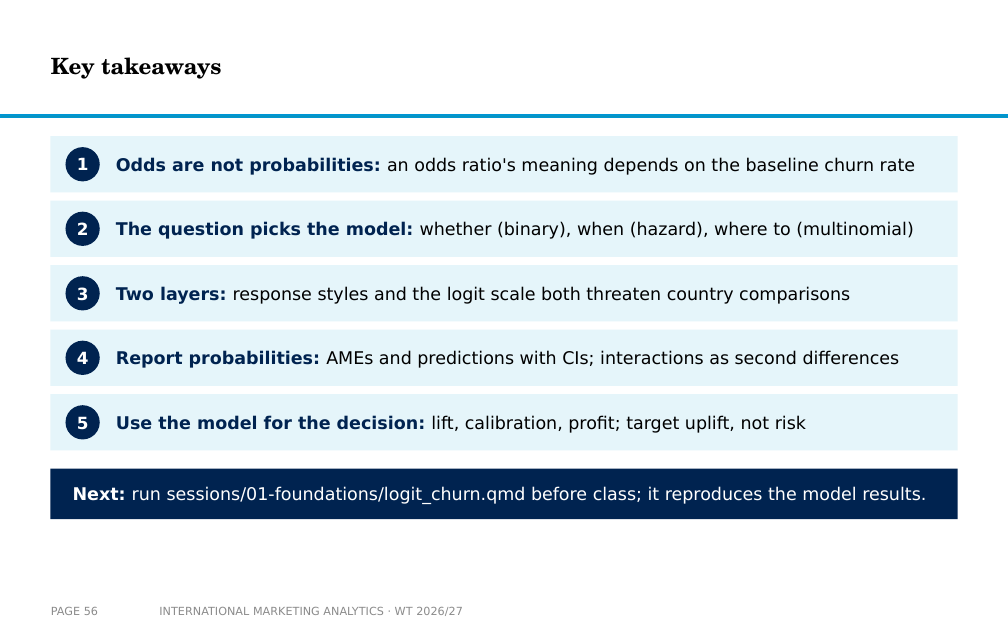
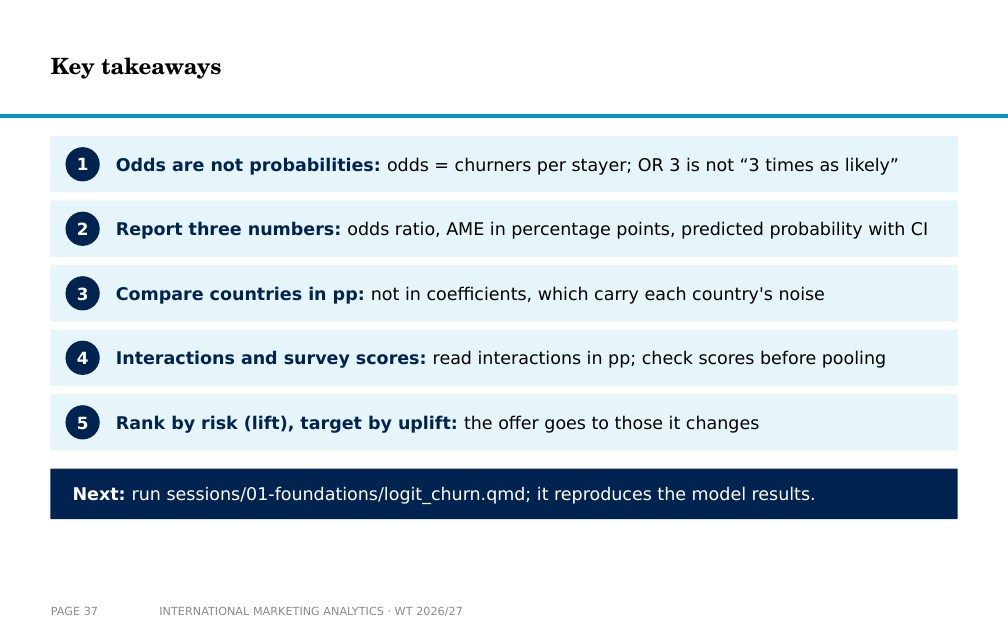
Before and after one commit to arnefloh-wu/international-marketing-analytics-teaching, a slide deck: slide 37 of slides/logistic-regression-in-international-marketing_WT26-27.pptx (slide 56 before the commit). Drawn at 1008x630 pixels with LibreOffice and Linux fonts; fonts in the diff are those of the drawing; background and template pictures are left out. Boxes give left, top, right and bottom in pixels: in the first picture for what was removed or moved away, otherwise in the second. Text is boxed around its words. In the diff, an @@ line names an element or a change of style, - is before the commit and + after.

```diff
--- a/slides/logistic-regression-in-international-marketing_WT26-27.pptx
+++ b/slides/logistic-regression-in-international-marketing_WT26-27.pptx
@@ text at (116,157,899,175): text changed @@
-Odds are not probabilities: an odds ratio's meaning depends on the baseline churn rate
+Odds are not probabilities: odds = churners per stayer; OR 3 is not “3 times as likely”
@@ text at (116,222,928,239): text changed @@
-The question picks the model: whether (binary), when (hazard), where to (multinomial)
+Report three numbers: odds ratio, AME in percentage points, predicted probability with CI
@@ text at (116,286,825,304): text changed @@
-Two layers: response styles and the logit scale both threaten country comparisons
+Compare countries in pp: not in coefficients, which carry each country's noise
@@ text at (116,351,886,368): text changed @@
-Report probabilities: AMEs and predictions with CIs; interactions as second differences
+Interactions and survey scores: read interactions in pp; check scores before pooling
@@ text at (116,415,759,433): text changed; text colour #000000 to #002350; bold on @@
-Use the model for the decision: lift, calibration, profit; target uplift, not risk
+Rank by risk (lift), target by uplift: the offer goes to those it changes
@@ text at (73,487,816,504): text changed @@
-Next: run sessions/01-foundations/logit_churn.qmd before class; it reproduces the model results.
+Next: run sessions/01-foundations/logit_churn.qmd; it reproduces the model results.
@@ page number at (51,607,98,615): text changed @@
-PAGE 56
+PAGE 37
```
Also in this commit, not shown: 25 other slides changed, 10 slides added, 29 slides removed, 3 other files.
